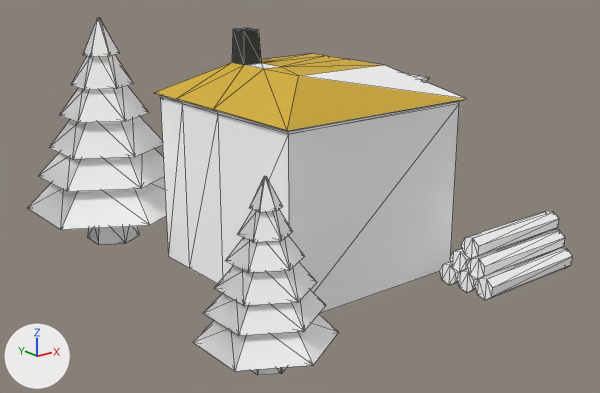
One commit to the glTF model models/lumber1.glb: the scene before it, then after it.
One viewpoint serves both versions: a camera (50 mm lens) standing at (-19.9, -24.3, 12.0) and looking at (-1.1, -0.8, 2.6). Every picture has the same lights, and +X, +Y and +Z are marked at lower left. Mesh edges are drawn as thin lines. Where no turn or scale is listed for an object, it has been applied to the vertices. Vertices at the same position are counted once.

The scene before the commit, as lines of its bpy script (objects in view):
```python
me_cylinder_001 = bpy.data.meshes.new('Cylinder.001')
me_cylinder_001.from_pydata(...)  # 358 vertices, 801 faces; spans x -8.9..6.2, y -8.9..9.1, z -0.1..9.0
# faces by material slot: [76, 181, 21, 10, 8, 505]
me_cylinder_001.materials.append(mat_wood2_007)  # white #ffffff
me_cylinder_001.materials.append(mat_material_008)  # white #ffffff
me_cylinder_001.materials.append(mat_stitch_007)  # yellow #d2ad3a
me_cylinder_001.materials.append(mat_stone_007)  # black #2d3130
me_cylinder_001.materials.append(mat_stitch2_003)  # white #ffffff
me_cylinder_001.materials.append(mat_material_009)  # white #ffffff
ob_cylinder = bpy.data.objects.new('Cylinder', me_cylinder_001)
ob_cylinder.location = (0.0, 0.0, 0.0)
```
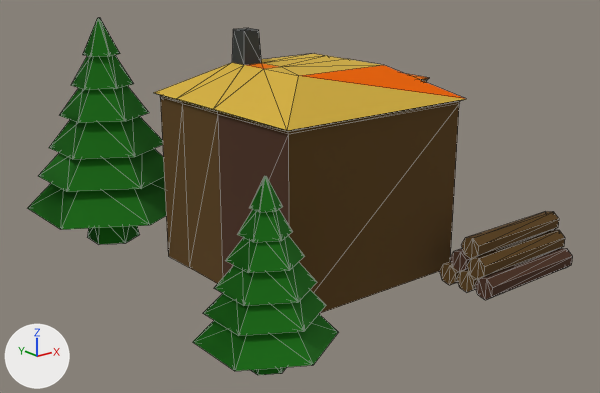
Where the newer file only moved an object's origin or applied its transform, the numbers keep the older frame.

Location of each change, [x1, y1, x2, y2] in pixels of the pictures (600 x 393 px):
part 1 of me_cylinder_001, recoloured (white to brown)
    both: [218, 114, 573, 300]
part 2 of me_cylinder_001, recoloured (white to brown)
    both: [158, 78, 565, 314]
part 3 of me_cylinder_001, recoloured (white to orange)
    both: [247, 63, 465, 99]
part 4 of me_cylinder_001, recoloured (white to green)
    both: [28, 18, 338, 375]

Diff of the bpy script that builds the scene:
```diff
--- a/models/lumber1.glb.py
+++ b/models/lumber1.glb.py
@@ mat_material_002 @@
+mat_material_002 = principled_material('Material.002')
+mat_material_002.base_color = (0.00298, 0.145, 0.0)  # dark green #0a6a00
+mat_material_002.roughness = 1.0
@@ mat_material_001 @@
+mat_material_001 = principled_material('Material.001')
+mat_material_001.base_color = (0.102, 0.049, 0.0054)  # brown #5a3f11
+mat_material_001.roughness = 1.0
@@ mat_wood2_001 @@
+mat_wood2_001 = principled_material('wood2.001')
+mat_wood2_001.base_color = (0.0686, 0.025, 0.0101)  # brown #4a2c1a
+mat_wood2_001.roughness = 1.0
@@ mat_stitch2_000 @@
+mat_stitch2_000 = principled_material('stitch2.000')
+mat_stitch2_000.base_color = (0.964, 0.271, 0.011)  # orange #fb8e1b
+mat_stitch2_000.metallic = 1.0
+mat_stitch2_000.roughness = 1.0
@@ me_cylinder_001 @@
 me_cylinder_001.from_pydata(...)  # 358 vertices, 801 faces; spans x -8.9..6.2, y -8.9..9.1, z -0.1..9.0
 # used by ob_cylinder; location = (0.0, 0.0, 0.0)
+# me_cylinder_001 part 1: all 76 faces that had it switch from mat_wood2_007 (white #ffffff) to mat_wood2_001 (brown #4a2c1a)
+# me_cylinder_001 part 2: all 181 faces that had it switch from mat_material_008 (white #ffffff) to mat_material_001 (brown #5a3f11)
+# me_cylinder_001 part 3: all 8 faces that had it switch from mat_stitch2_003 (white #ffffff) to mat_stitch2_000 (orange #fb8e1b)
+# me_cylinder_001 part 4: all 505 faces that had it switch from mat_material_009 (white #ffffff) to mat_material_002 (dark green #0a6a00)
 me_cylinder_001.materials.append(mat_stitch_007)
```
